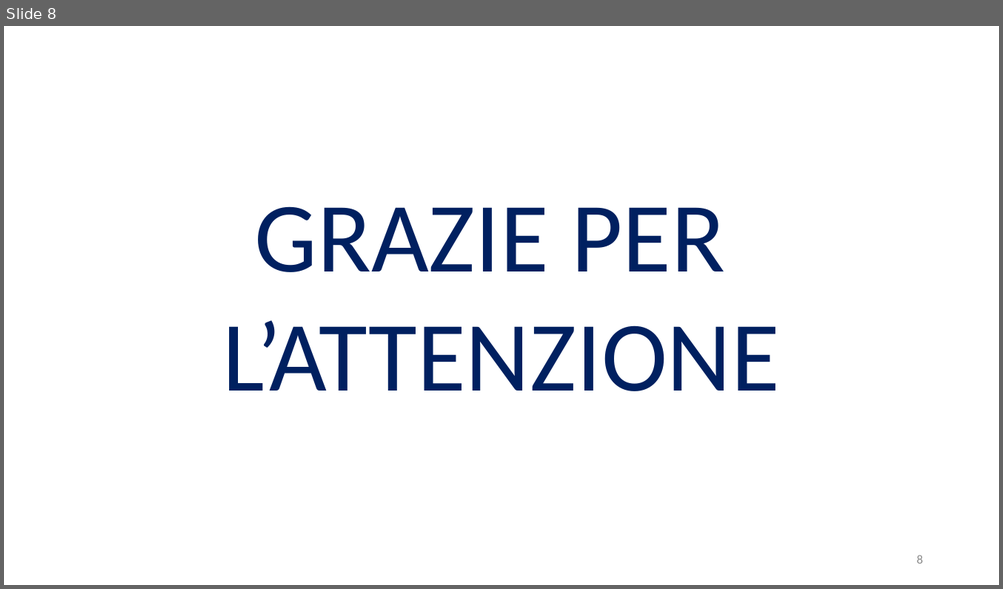
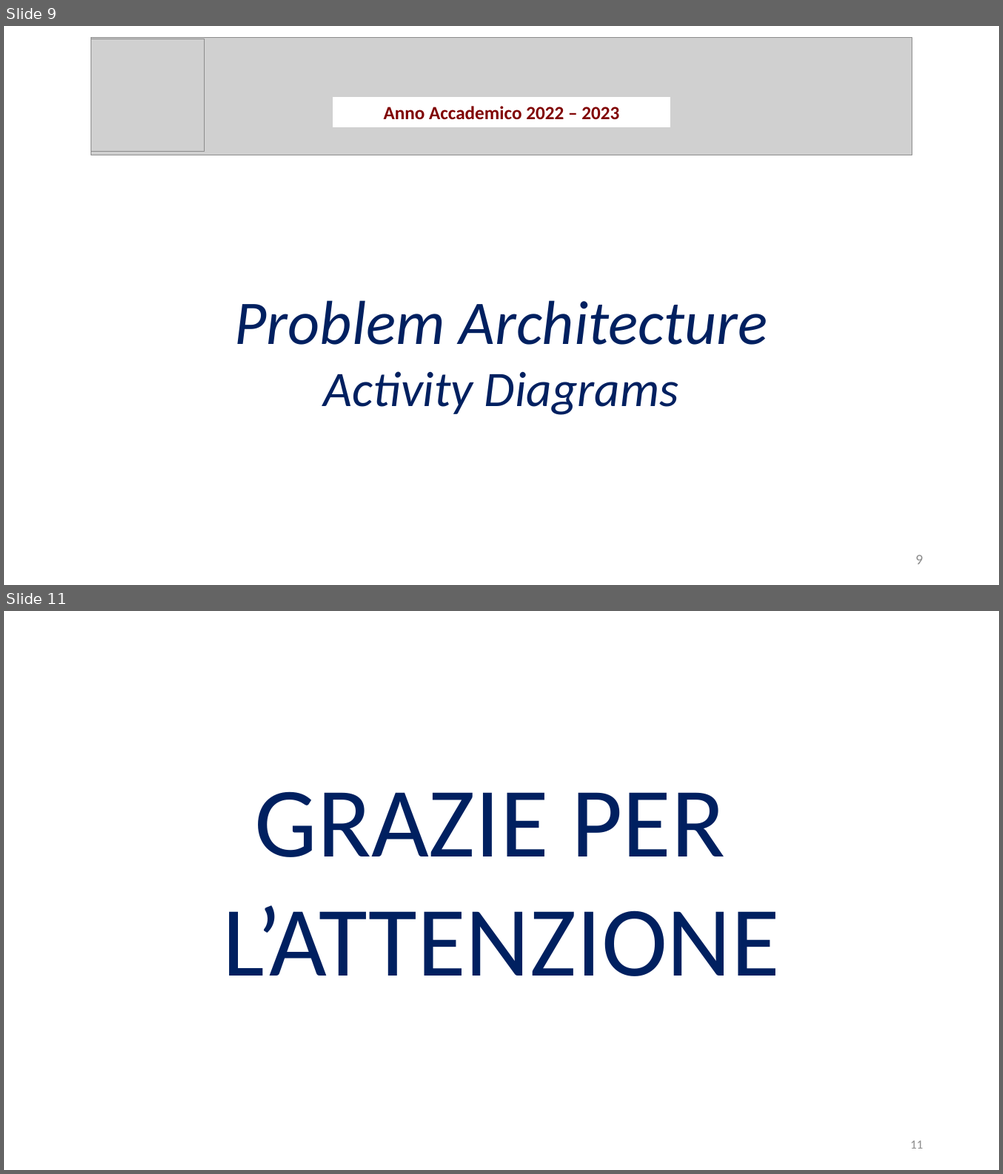
Before and after one commit to Wonderjack996/unimib-software-architecture, a slide deck: Progetto/Presentazione.pptx. Shown one above the other, each under a label of ours: slide 8 before the commit, slides 9 and 11 after it; the slides between them are not shown. The pictures are 1003x589 and 1003x1174 pixels, drawn with LibreOffice and Linux fonts; fonts in the diff are those of the drawing; grey boxes stand for pictures. Boxes give left, top, right and bottom in pixels: in the first picture for what was removed or moved away, otherwise in the second. Text is boxed around its words. In the diff, an @@ line names an element or a change of style, - is before the commit and + after.

```diff
--- a/Progetto/Presentazione.pptx
+++ b/Progetto/Presentazione.pptx
@@ slide 9 added at box(4, 26, 999, 585), background #FFFFFF @@
@@ picture added at box(91, 37, 912, 155) @@
@@ picture added at box(91, 39, 205, 151) @@
@@ rectangle added at box(333, 97, 670, 127), fill #FFFFFF, 18 pt, text #800000, bold @@
+Anno Accademico 2022 – 2023
@@ text added at box(235, 301, 768, 415), 60 pt, text #002060, italic @@
+Problem Architecture
+Activity Diagrams
@@ page number added at box(915, 555, 922, 565), 14 pt, text #8C8C8C @@
+9
@@ what was slide 8 is now slide 11 @@
@@ page number at box(910, 1141, 922, 1149): text changed @@
-8
+11
```
Also in this commit, not shown: 6 slides changed, 3 other slides added, 1 slide removed, 17 other files.
